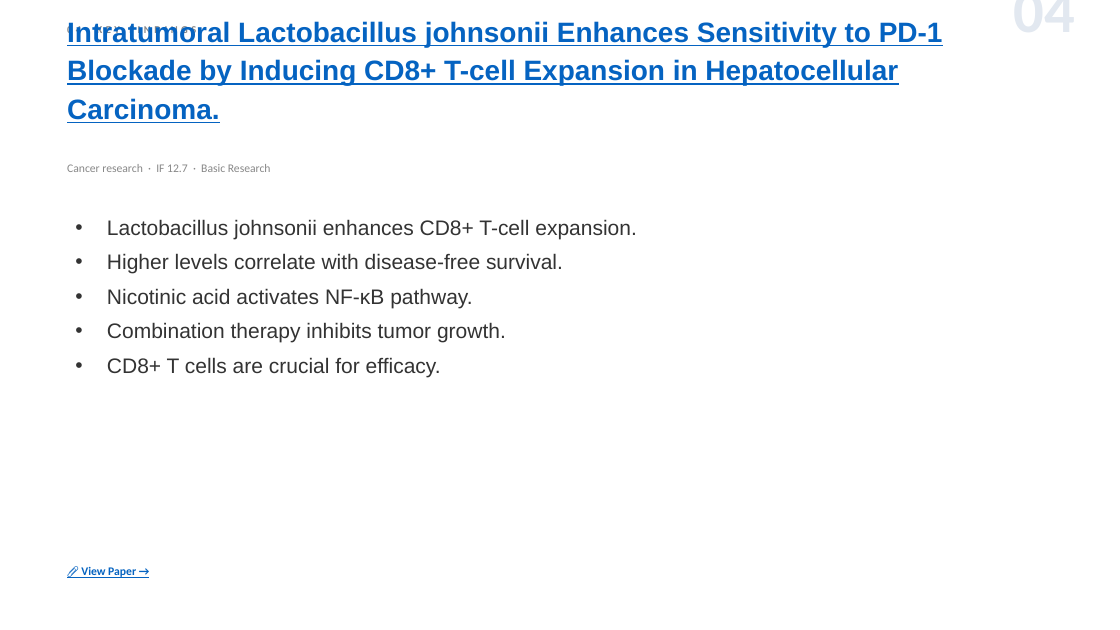
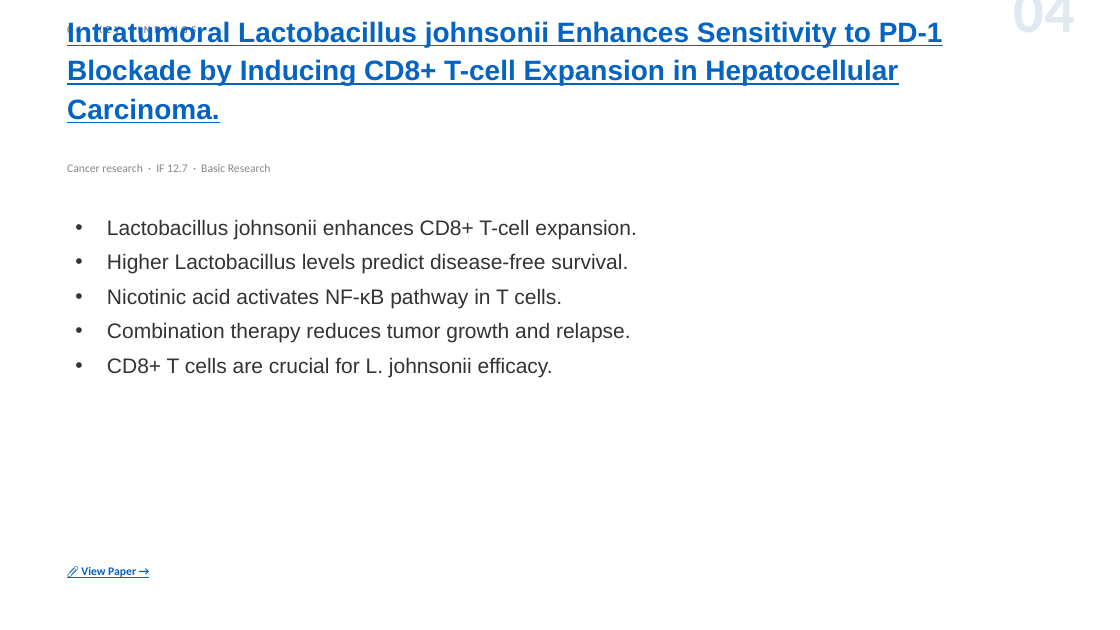
Before and after one commit to jejenhu-maker/hcc-weekly-digest, a slide deck: slide 6 of docs/digest-en.pptx. Drawn at 1120x630 pixels with LibreOffice and Linux fonts; fonts in the diff are those of the drawing. Boxes give left, top, right and bottom in pixels: in the first picture for what was removed or moved away, otherwise in the second. Text is boxed around its words. In the diff, an @@ line names an element or a change of style, - is before the commit and + after.

```diff
--- a/docs/digest-en.pptx
+++ b/docs/digest-en.pptx
@@ text at (x1=107, y1=253, x2=631, y2=377): text changed @@
-• Higher levels correlate with disease-free survival.
-• Nicotinic acid activates NF-κB pathway.
-• Combination therapy inhibits tumor growth.
-• CD8+ T cells are crucial for efficacy.
+• Higher Lactobacillus levels predict disease-free survival.
+• Nicotinic acid activates NF-κB pathway in T cells.
+• Combination therapy reduces tumor growth and relapse.
+• CD8+ T cells are crucial for L. johnsonii efficacy.
```
Also in this commit, not shown: 10 other slides changed, 3 other files.
